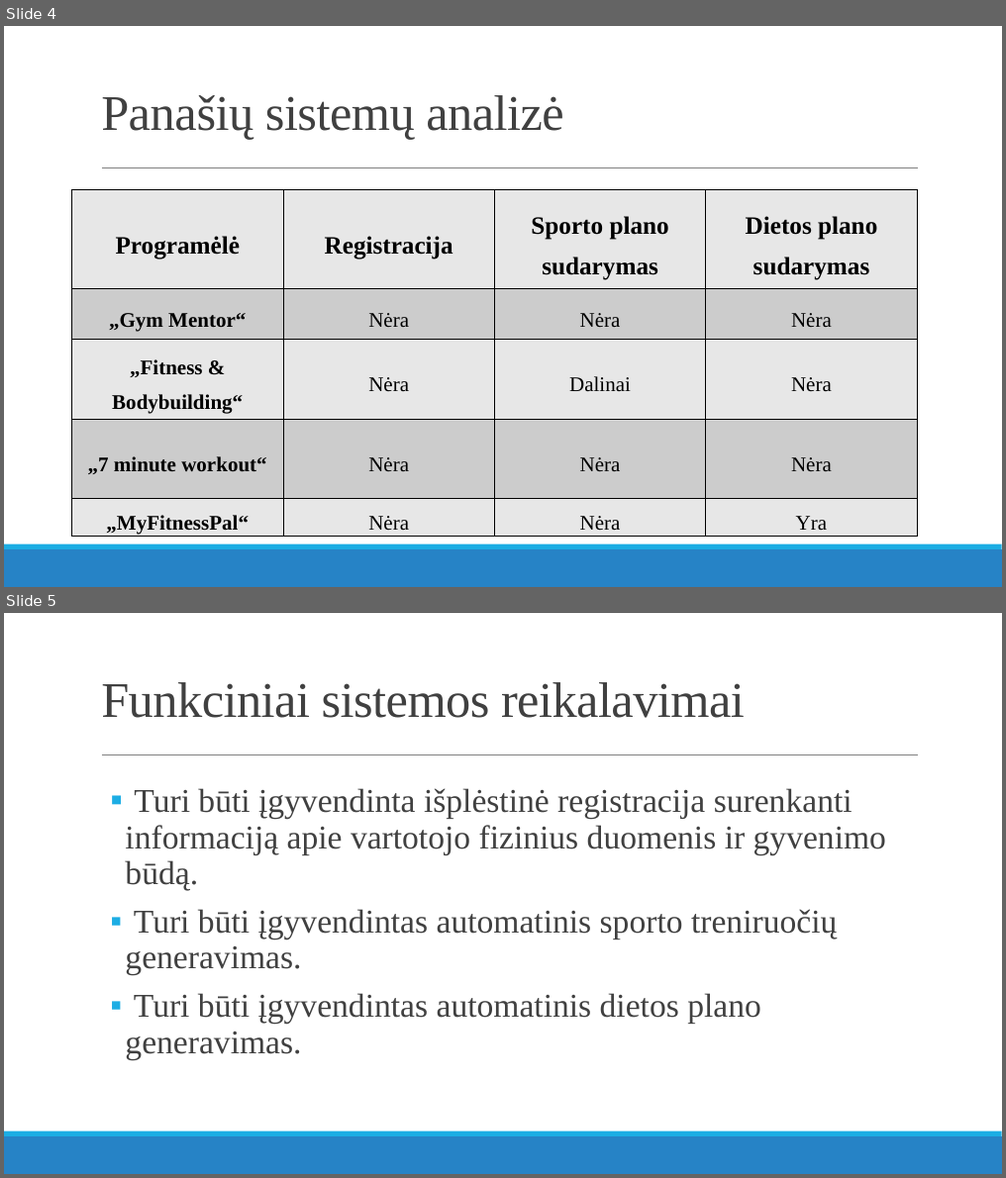
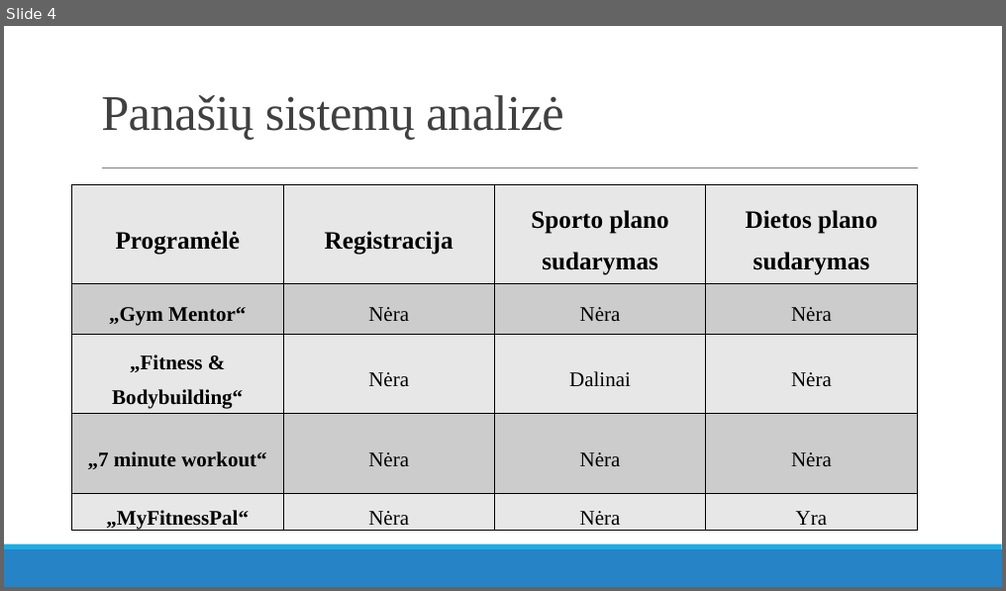
Before and after one commit to Friggid/mif-health, a slide deck: doc/Sporto treniruočių programos parinkimo mobilioji programa.pptx. Shown one above the other, each under a label of ours: slides 4 and 5 before the commit, slide 4 after it. The pictures are 1006x1178 and 1006x591 pixels, drawn with LibreOffice and Linux fonts; fonts in the diff are those of the drawing. Boxes give left, top, right and bottom in pixels: in the first picture for what was removed or moved away, otherwise in the second. Text is boxed around its words. In the diff, an @@ line names an element or a change of style, - is before the commit and + after.

```diff
--- a/doc/Sporto treniruočių programos parinkimo mobilioji programa.pptx
+++ b/doc/Sporto treniruočių programos parinkimo mobilioji programa.pptx
@@ slide 5 removed at box(4, 613, 1002, 1174), background #FFFFFF; not listed: 3 template elements that a slide beside it also shows @@
@@ title removed at box(101, 682, 745, 718) @@
-Funkciniai sistemos reikalavimai
@@ text removed at box(125, 788, 886, 1059) @@
-  ▪ Turi būti įgyvendinta išplėstinė registracija surenkanti informaciją apie vartotojo fizinius duomenis ir gyvenimo būdą.
-  ▪ Turi būti įgyvendintas automatinis sporto treniruočių generavimas.
-  ▪ Turi būti įgyvendintas automatinis dietos plano generavimas.
@@ slide 4 changed as well @@
@@ table: place and size @@
-table at box(72, 190, 917, 539)
+table at box(72, 184, 917, 533)
```
Also in this commit, not shown: 4 other slides changed, 3 slides added, 3 other slides removed, 14 other files.
